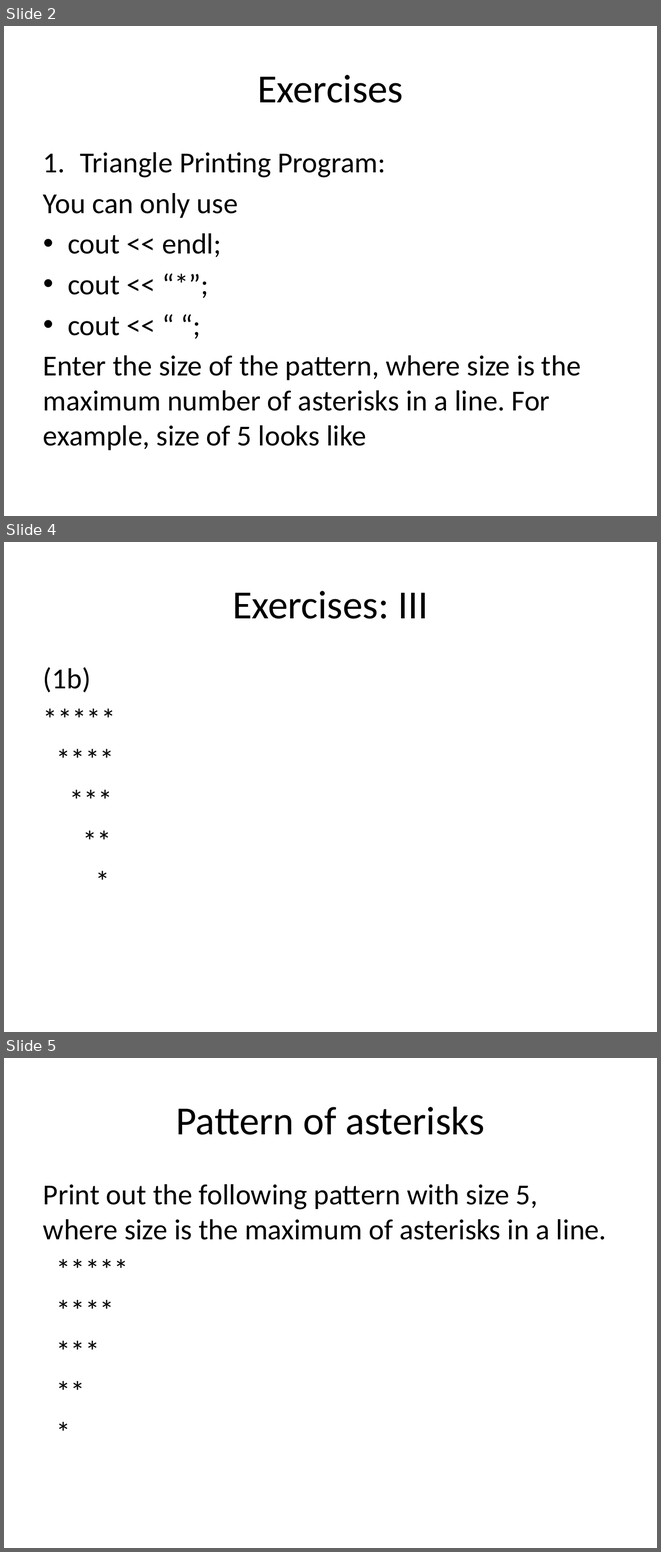
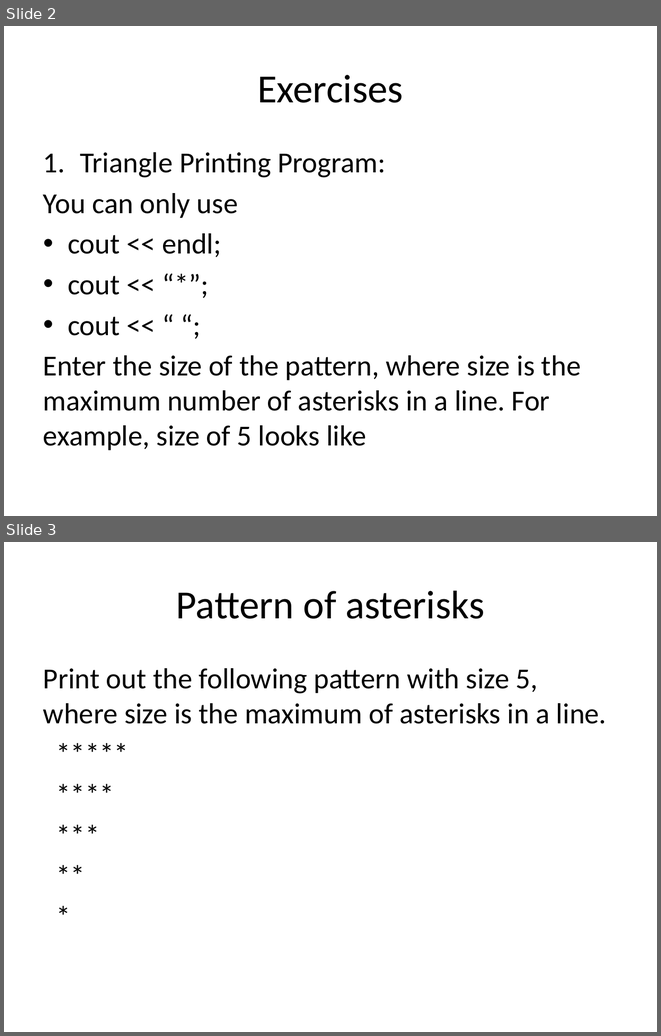
Before and after one commit to tong-yee/tong-yee.github.io, a slide deck: 135/slides/ch04/asterisk_pattern.pptx. Shown one above the other, each under a label of ours: slides 2, 4 and 5 before the commit, slides 2 and 3 after it; the slides between them are not shown. The pictures are 661x1552 and 661x1036 pixels, drawn with LibreOffice and Linux fonts; fonts in the diff are those of the drawing. Boxes give left, top, right and bottom in pixels: in the first picture for what was removed or moved away, otherwise in the second. Text is boxed around its words. In the diff, an @@ line names an element or a change of style, - is before the commit and + after.

```diff
--- a/135/slides/ch04/asterisk_pattern.pptx
+++ b/135/slides/ch04/asterisk_pattern.pptx
@@ slide 4 removed at <box>4,542,657,1032</box>, background #FFFFFF @@
@@ title removed at <box>232,591,428,619</box> @@
-Exercises: III
@@ text removed at <box>43,667,91,693</box> @@
-(1b)
-*****
-****
-***
-**
-*
@@ what was slide 5 is now slide 3 @@
```
Also in this commit, not shown: 12 slides changed, 6 slides added, 1 other slide removed, 24 other files.
